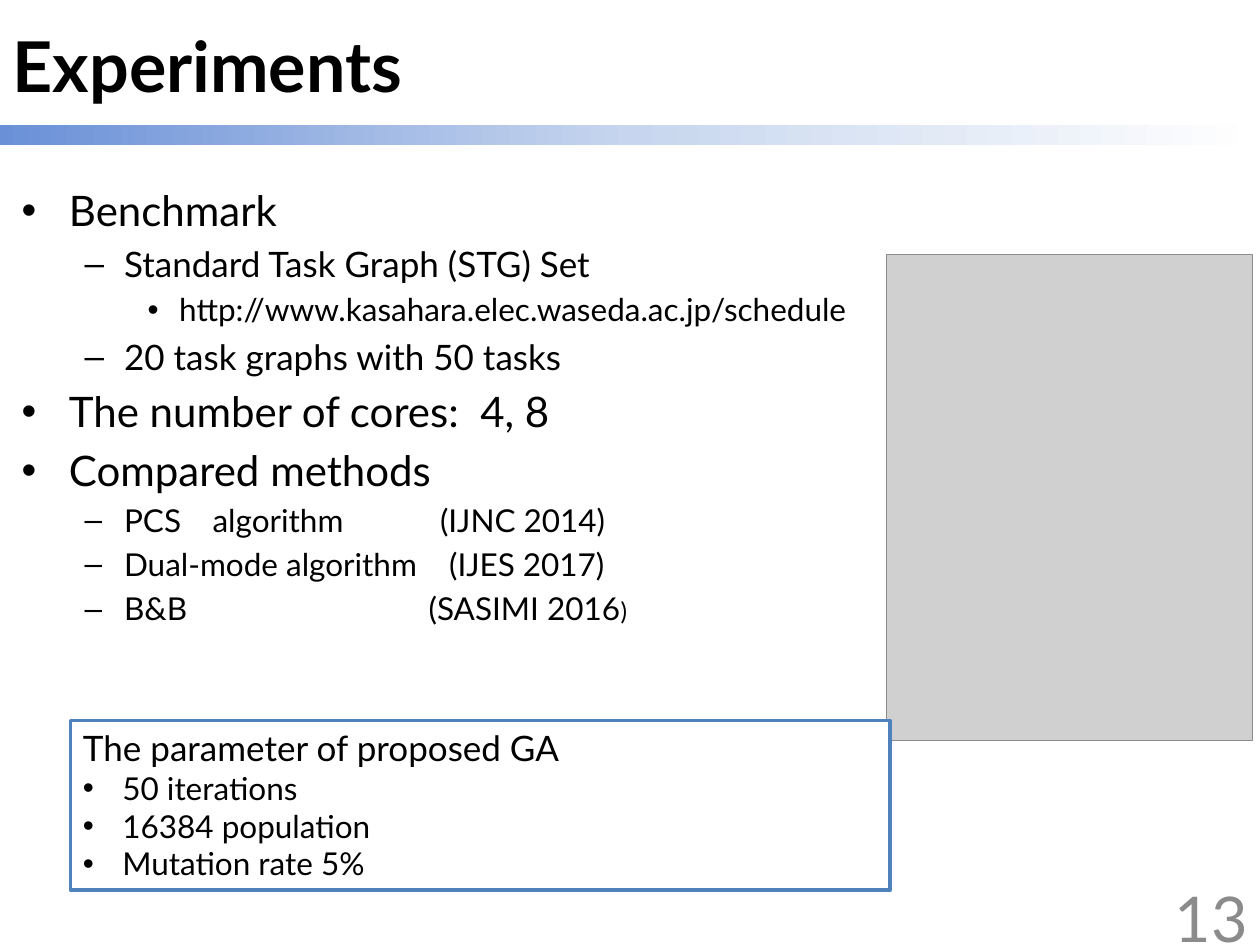
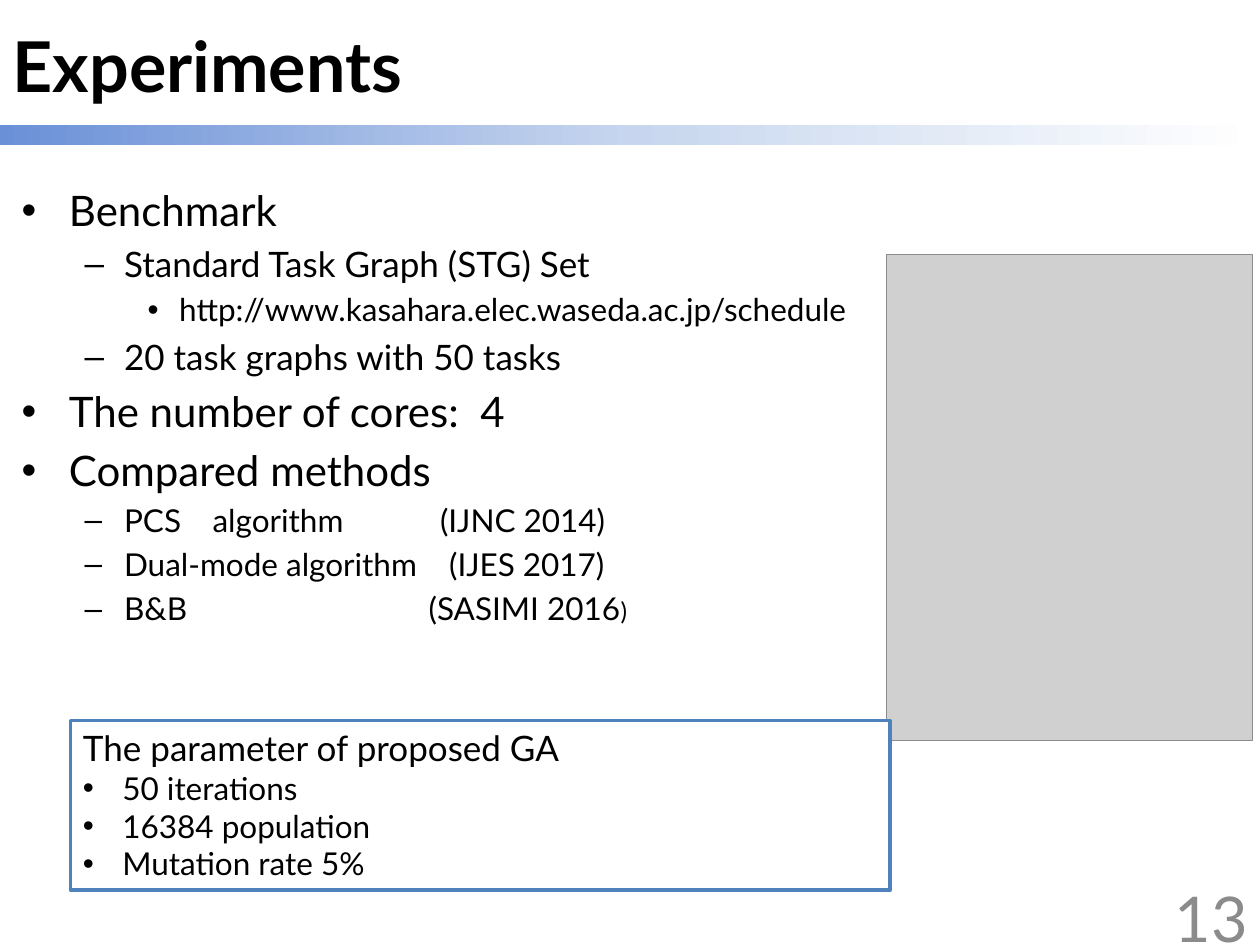
Before and after one commit to scomup/Genetic_Scheduler, a slide deck: slide 13 of ppt.pptx. Drawn at 1260x945 pixels with LibreOffice and Linux fonts; fonts in the diff are those of the drawing; grey boxes stand for pictures. Boxes give left, top, right and bottom in pixels: in the first picture for what was removed or moved away, otherwise in the second. Text is boxed around its words. In the diff, an @@ line names an element or a change of style, - is before the commit and + after.

```diff
--- a/ppt.pptx
+++ b/ppt.pptx
@@ text at <box>69,396,504,428</box>: text changed @@
-• The number of cores: 4, 8
+• The number of cores: 4
```
Also in this commit, not shown: 5 other slides changed.
